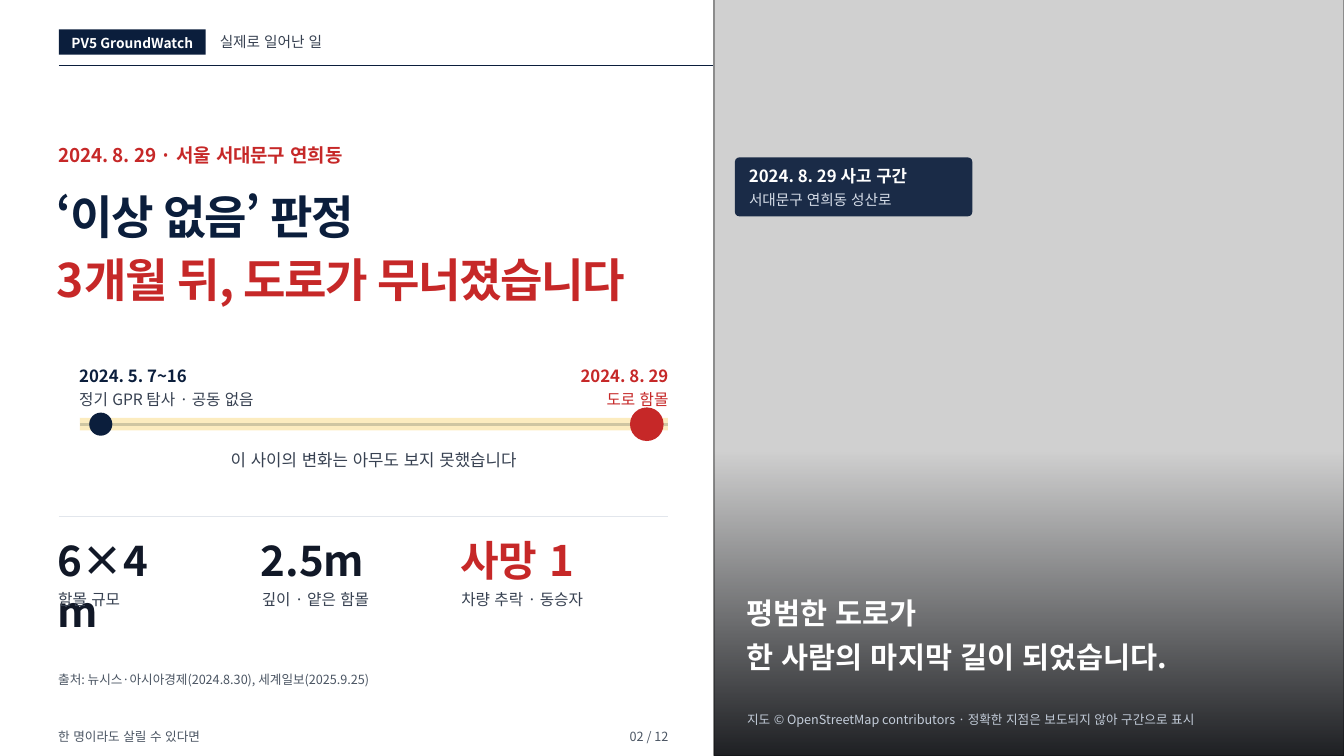
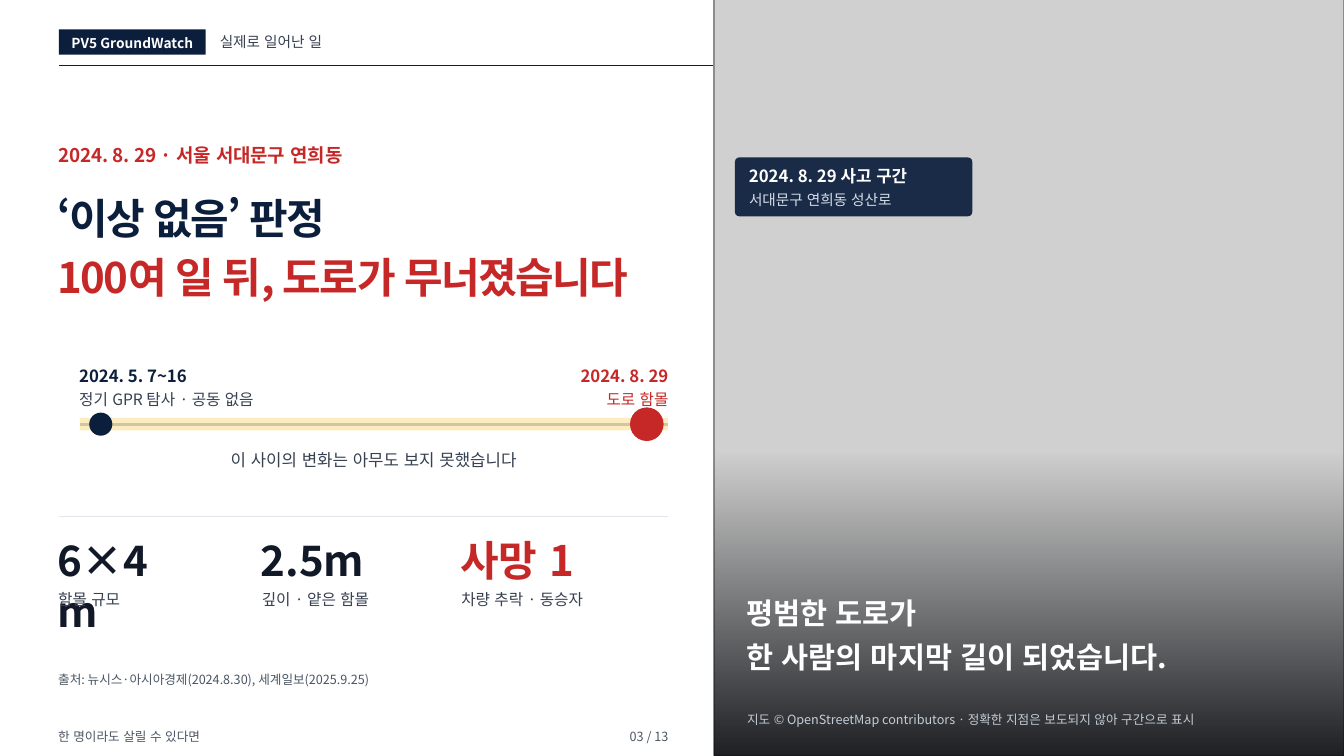
Before and after one commit to woojin-choe/pv5-hose-lab, a slide deck: slide 3 of ppt_all/PV5_GroundWatch_10_22.pptx (slide 2 before the commit). Drawn at 1344x756 pixels with LibreOffice and Linux fonts; fonts in the diff are those of the drawing; grey boxes stand for pictures. Boxes give left, top, right and bottom in pixels: in the first picture for what was removed or moved away, otherwise in the second. Text is boxed around its words. In the diff, an @@ line names an element or a change of style, - is before the commit and + after.

```diff
--- a/ppt_all/PV5_GroundWatch_10_22.pptx
+++ b/ppt_all/PV5_GroundWatch_10_22.pptx
@@ text "‘이상 없음’ 판정" at (57, 197, 326, 238): size 33 to 30 pt @@
@@ text at (57, 257, 628, 302): text changed; size 33 to 30 pt @@
-3개월 뒤, 도로가 무너졌습니다
+100여 일 뒤, 도로가 무너졌습니다
@@ text at (630, 731, 668, 741): text changed @@
-02 / 12
+03 / 13
```
Also in this commit, not shown: 10 other slides changed, 1 slide added, 44 other files.
